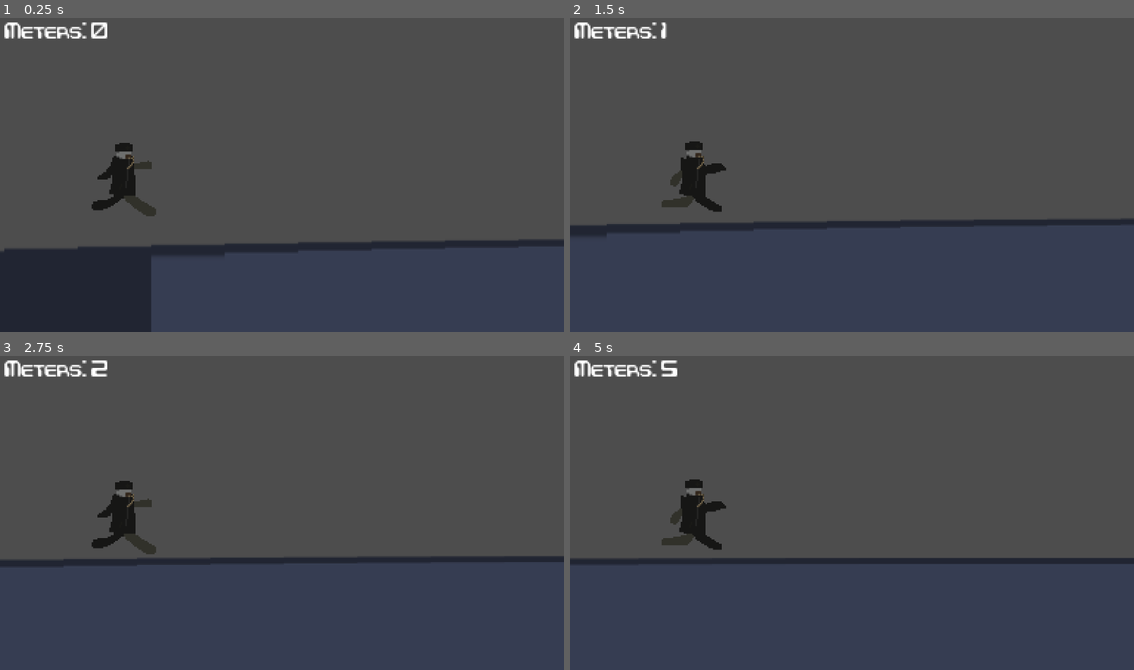
Above: before the commit, frames 1-4 (two rows, left to right).
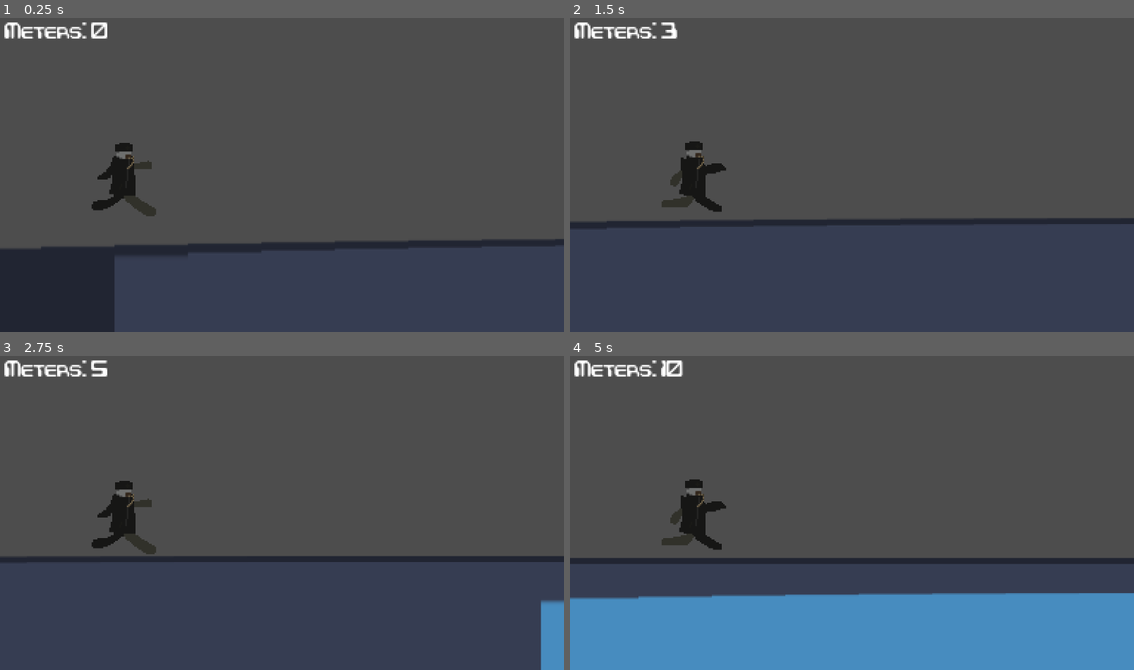
Above: after the commit, the same moments.

Repository: Dyspor/cplatformer
Game: Godot game, scene res://game.tscn
The game is run twice, just before and just after one commit, with the same random seed, the same clock (stepped at 60 frames per second) and the same inputs. The engine's default icon, where the game draws it, is replaced by a stand-in: a white triangle on a blue panel in a dark square.
Inputs:
- Up to frame 1 (0.25 s): no input
- Up to frame 2 (1.5 s): tap Space (Jump) at 0.77 s
- Up to frame 3 (2.75 s): tap Space (Jump) at 1.52 s
- Up to frame 4 (5 s): tap Space (Jump) at 3.02, 3.77, 4.52 s

The runs differ from the first frame. In frame 1, 1.7% of the frame differs, in the area x 0-53%, y 71-100%; in frame 2, 1.3%; in frame 3, 1.8%; in frame 4, 24%, in the area x 0-100%, y 1-100%.

Commit message:
Update game.tscn

Diff:
--- a/game.tscn
+++ b/game.tscn
@@ -50,7 +50,7 @@
 script = ExtResource("1_igih7")
 gravity = 250.0
 jump_force = 150.0
-start_move_speed = 100.0
+start_move_speed = 200.0
 add_speed_per_second = 2.5
 min_jump_time = 0.1
 
